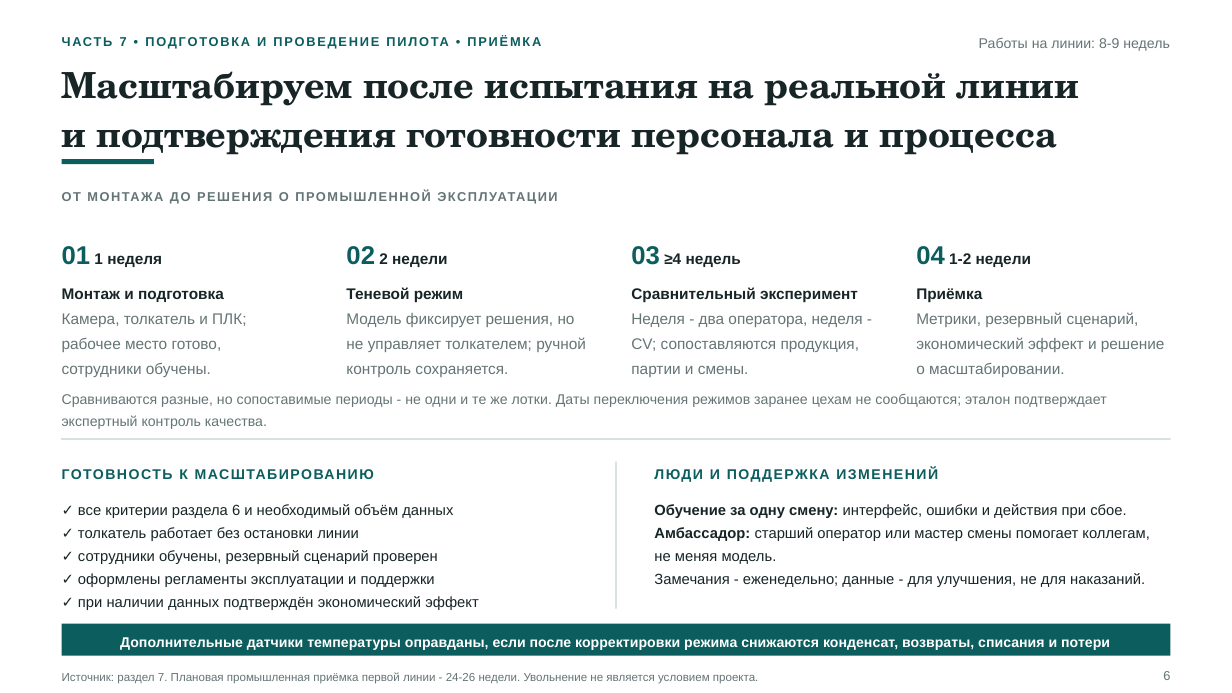
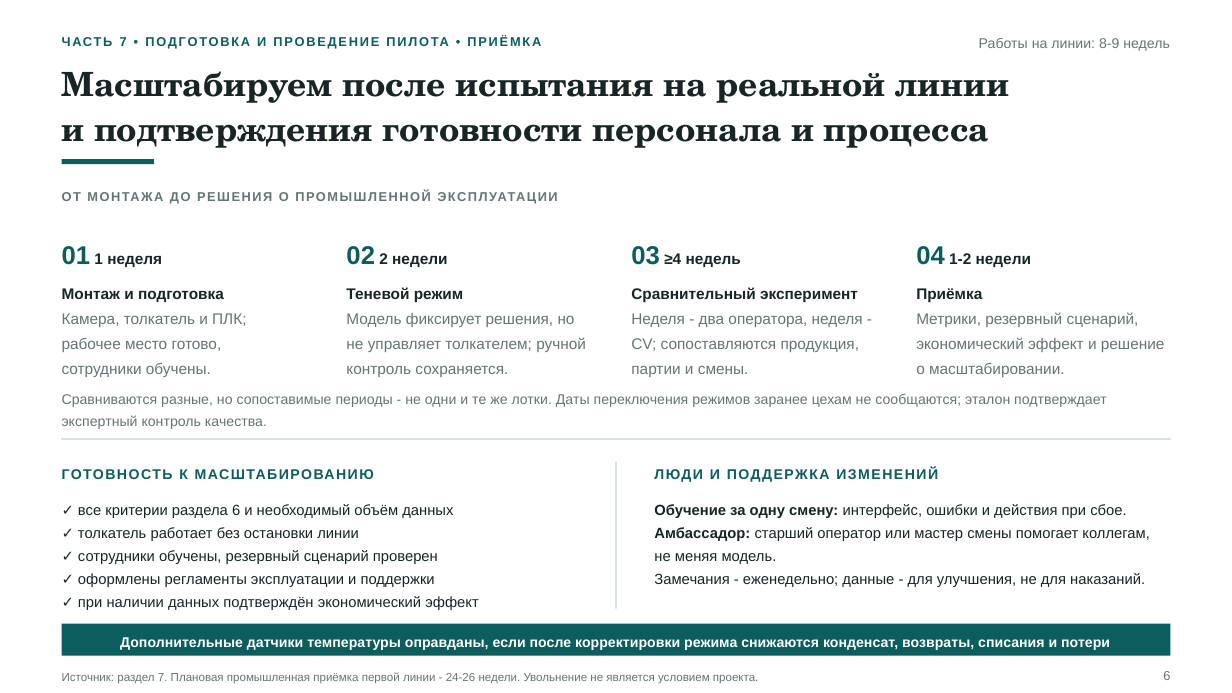
Before and after one commit to TatsianaPoto/head_of_IA, a slide deck: slide 6 of 9_Short_Presentation.pptx. Drawn at 1232x693 pixels with LibreOffice and Linux fonts; fonts in the diff are those of the drawing. Boxes give left, top, right and bottom in pixels: in the first picture for what was removed or moved away, otherwise in the second. Text is boxed around its words. In the diff, an @@ line names an element or a change of style, - is before the commit and + after.

```diff
--- a/9_Short_Presentation.pptx
+++ b/9_Short_Presentation.pptx
@@ text "Масштабируем после испытания на реальной ..." at box(62, 71, 1009, 148): size 28 to 26 pt @@
```
Also in this commit, not shown: 4 other slides changed.
